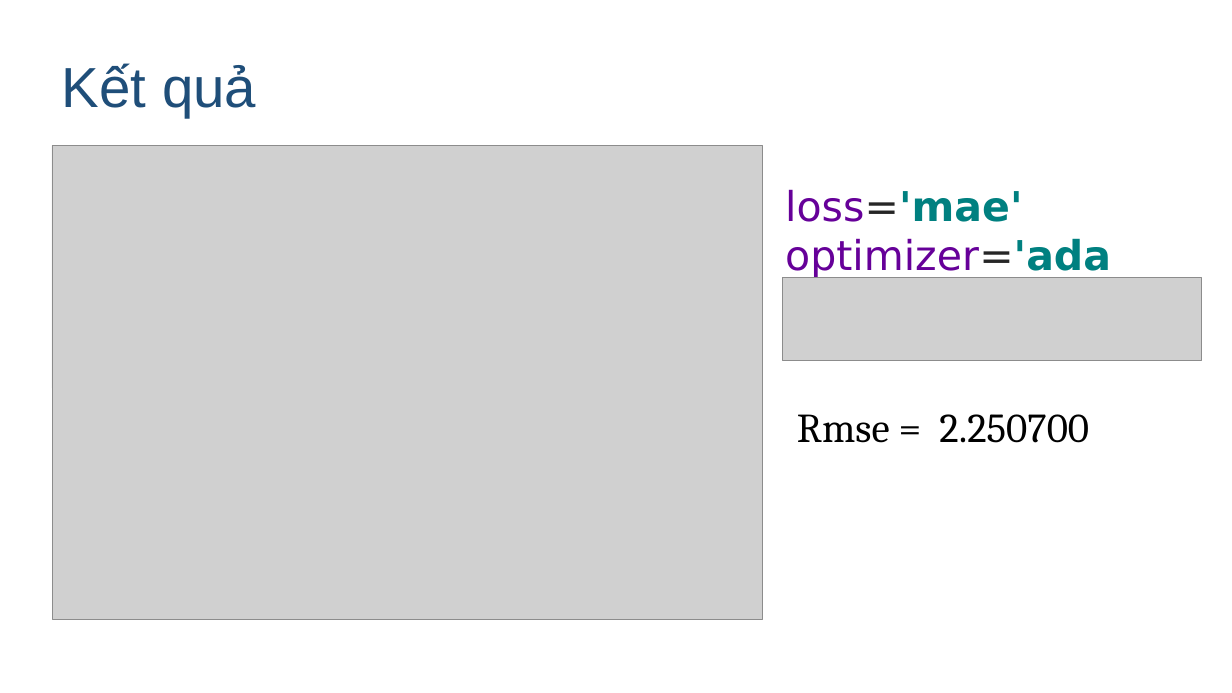
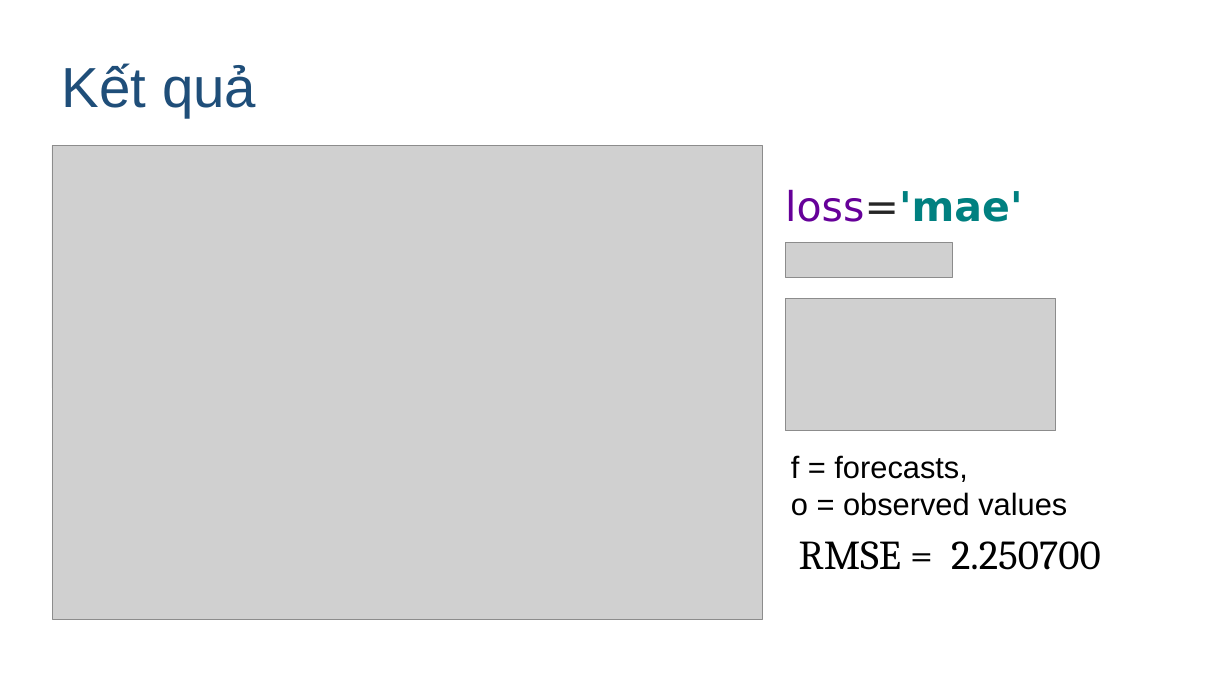
Before and after one commit to izzeroone/gold-prediction, a slide deck: slide 17 of slide.odp (slide 20 before the commit). Drawn at 1232x693 pixels with LibreOffice and Linux fonts; fonts in the diff are those of the drawing; grey boxes stand for pictures. Boxes give left, top, right and bottom in pixels: in the first picture for what was removed or moved away, otherwise in the second. Text is boxed around its words. In the diff, an @@ line names an element or a change of style, - is before the commit and + after.

```diff
--- a/slide.odp
+++ b/slide.odp
@@ text at (785, 238, 1111, 279): paragraph removed @@
-optimizer='adam'
@@ picture added at (786, 243, 953, 277) @@
@@ picture: place and size @@
-picture at (782, 277, 1202, 360)
+picture at (786, 299, 1056, 432)
@@ text added at (791, 455, 1067, 516), 24 pt, text #000000 @@
+f = forecasts,
+o = observed values
@@ text at (799, 541, 1101, 570): text changed @@
-Rmse = 2.250700
+RMSE = 2.250700
```
Also in this commit, not shown: 6 other slides changed, 3 slides removed.
